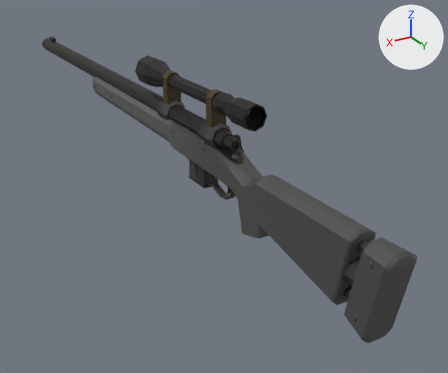
The FBX model Assets/Models/Weapons/M24.fbx as it was, and as the next commit left it.
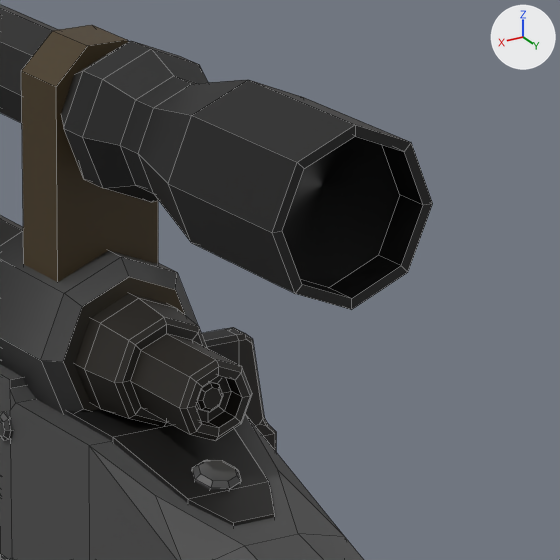
Old and new are each drawn whole from a 50 mm lens placed at (0.437, 0.725, 0.36), pointed at (-0.09, -0.154, -0.08) and again close up on the part from 45% to 64% of the width and 23% to 45% of the height. Every picture has the same lights, and +X, +Y and +Z are marked at upper right. The close-ups show mesh edges as thin lines. Where no turn or scale is listed for an object, it has been applied to the vertices.

In view in the first close-up: 'Body'.
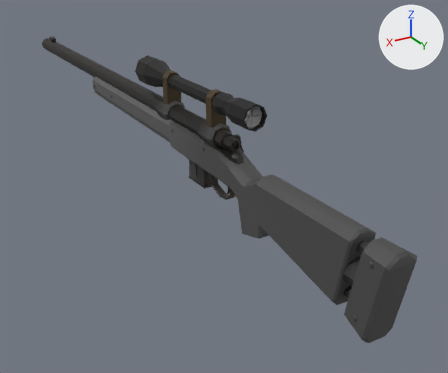
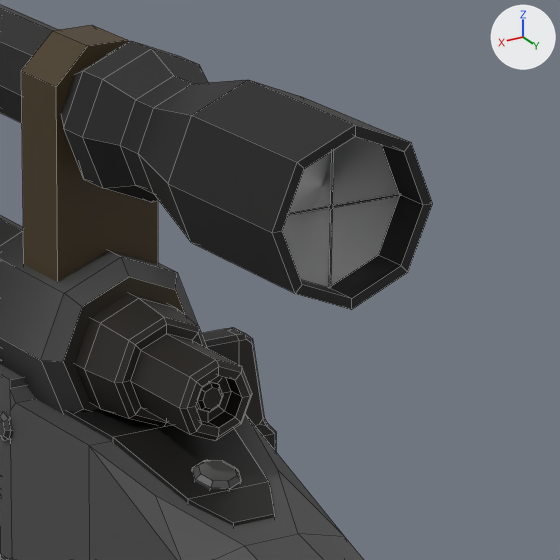
Boxes [x1, y1, x2, y2] around the edits, measured in the close-ups (560 x 560 px):
part 1 of me_cube_002, added: after [288, 151, 401, 288]
part 2 of me_cube_002, recoloured (black to grey): [282, 136, 399, 288] in both

What changed in the scene script:
```text
Add mat_scope:
    mat_scope = principled_material('Scope')
    mat_scope.base_color = (0.8, 0.8, 0.8)  # white #e7e7e7
    mat_scope.roughness = 0.4
Change me_cube_002:
    used by ob_body; location = (0.0, 0.0, 0.0)
    remove me_cube_002.from_pydata(...)  # 1105 vertices, 971 faces; spans x -0.033..0.025, y -0.878..0.349, z -0.07..0.146
    add me_cube_002.from_pydata(...)  # 1121 vertices, 976 faces; spans x -0.033..0.025, y -0.878..0.349, z -0.07..0.146
    me_cube_002 part 1: a new loose piece of 16 vertices spanning x -0.017..0.017, y 0.068, z 0.105..0.139, in mat_master (picture img_weapon_atlas_png)
    me_cube_002 part 2: 1 face spanning x -0.016..0.016, y 0.067, z 0.105..0.138 switches from mat_master (picture img_weapon_atlas_png) to mat_scope (white #e7e7e7)
    add me_cube_002.materials.append(mat_scope)  # white #e7e7e7
```
